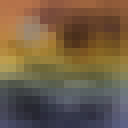
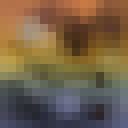
Layers edited between the first and the second w=128, h=128 image:
painted on "Layer #1" over [left=16, top=0, right=128, bottom=128]
"Layer": opacity 72% → 70% over [left=16, top=0, right=128, bottom=128]
